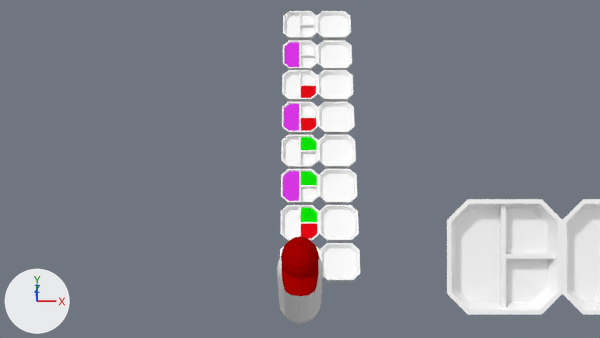
Two versions of the Blender file scenes/counter-level.blend, one commit apart.
Rendered twice from the file's camera 'Camera'. Arrows for +X, +Y and +Z are at lower left; the lights stay in place.

Objects in the first picture: 'Hat', 'Player.Capsule', 'Styrofoam.Base.000', 'Styrofoam.Base.001', 'Styrofoam.Base.002', 'Styrofoam.Base.003', 'Styrofoam.Base.004', 'Styrofoam.Base.005', 'Styrofoam.Base.006', 'Styrofoam.Base.007', 'Styrofoam.Base.Inventory', 'Styrofoam.Entree.Left.004', 'Styrofoam.Entree.Left.005', 'Styrofoam.Entree.Left.006', 'Styrofoam.Entree.Right.002', 'Styrofoam.Entree.Right.003', 'Styrofoam.Entree.Right.006', 'Styrofoam.Side.001', 'Styrofoam.Side.003', 'Styrofoam.Side.005'.
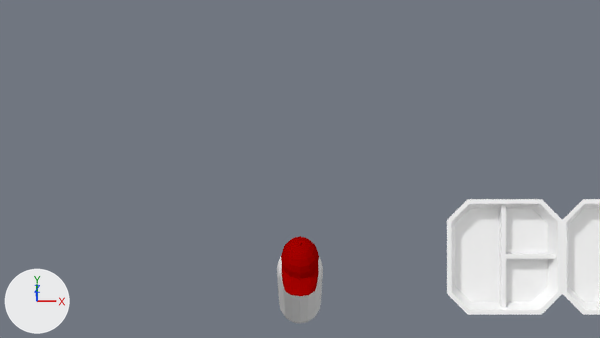
Commit message: fixed left entree mesh

Where the change shows, as pixel boxes (x1, y1, x2, y2) in the pictures (600 x 338 px):
'Styrofoam.Base.004', hidden
    before: (281, 135, 356, 169)
'Styrofoam.Base.006', hidden
    before: (280, 205, 359, 241)
'Styrofoam.Base.002', hidden
    before: (282, 70, 353, 102)
'Styrofoam.Base.000', hidden
    before: (283, 11, 351, 40)
'Styrofoam.Base.005', hidden
    before: (281, 169, 357, 204)
'Styrofoam.Base.001', hidden
    before: (283, 40, 352, 70)
'Styrofoam.Base.003', hidden
    before: (282, 102, 355, 134)
'Styrofoam.Base.007', hidden
    before: (280, 243, 360, 281)
'Styrofoam.Side.005', hidden (pink)
    before: (283, 171, 299, 201)
'Styrofoam.Side.003', hidden
    before: (284, 104, 299, 131)
'Styrofoam.Side.001', hidden
    before: (285, 43, 299, 67)
'Styrofoam.Entree.Right.006', hidden
    before: (301, 224, 317, 239)
'Styrofoam.Entree.Left.006', hidden
    before: (301, 208, 317, 222)
'Styrofoam.Entree.Left.005', hidden
    before: (301, 171, 317, 185)
'Styrofoam.Entree.Right.003', hidden
    before: (301, 118, 316, 131)
'Styrofoam.Entree.Left.004', hidden
    before: (301, 137, 316, 150)
'Styrofoam.Entree.Right.002', hidden
    before: (301, 86, 316, 98)

The change in detail:
Object 'Styrofoam.Base.000' (ob_styrofoam_base_000) is now hidden.
Object 'Styrofoam.Base.001' (ob_styrofoam_base_001) is now hidden.
Object 'Styrofoam.Side.001' (ob_styrofoam_side_001) is now hidden.
Object 'Styrofoam.Base.002' (ob_styrofoam_base_002) is now hidden.
Object 'Styrofoam.Entree.Right.002' (ob_styrofoam_entree_right_002) is now hidden.
Object 'Styrofoam.Base.003' (ob_styrofoam_base_003) is now hidden.
Object 'Styrofoam.Entree.Right.003' (ob_styrofoam_entree_right_003) is now hidden.
Object 'Styrofoam.Side.003' (ob_styrofoam_side_003) is now hidden.
Object 'Styrofoam.Base.004' (ob_styrofoam_base_004) is now hidden.
Object 'Styrofoam.Entree.Left.004' (ob_styrofoam_entree_left_004) moves from (0.454, 2.082, -0.847) to (0.486, 2.104, -0.753).
Object 'Styrofoam.Entree.Left.004' (ob_styrofoam_entree_left_004) is now hidden.
Object 'Styrofoam.Base.005' (ob_styrofoam_base_005) is now hidden.
Object 'Styrofoam.Side.005' (ob_styrofoam_side_005) is now hidden.
Object 'Styrofoam.Base.006' (ob_styrofoam_base_006) is now hidden.
Object 'Styrofoam.Entree.Right.006' (ob_styrofoam_entree_right_006) is now hidden.
Object 'Styrofoam.Base.007' (ob_styrofoam_base_007) is now hidden.
Object 'Styrofoam.Entree.Left.005' (ob_styrofoam_entree_left_005) moves from (0.454, -0.37, -0.847) to (0.486, -0.349, -0.753).
Object 'Styrofoam.Entree.Left.005' (ob_styrofoam_entree_left_005) is now hidden.
Object 'Styrofoam.Entree.Left.006' (ob_styrofoam_entree_left_006) moves from (0.454, -2.834, -0.847) to (0.454, -2.834, -0.753).
Object 'Styrofoam.Entree.Left.006' (ob_styrofoam_entree_left_006) is now hidden.
